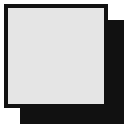
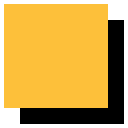
Before/after of a 128×128 layered artwork. What changed in the layer stack:
painted on "Layer 1" over [4, 4, 108, 108]
painted on "Layer 1 copy" over [20, 20, 124, 124]
